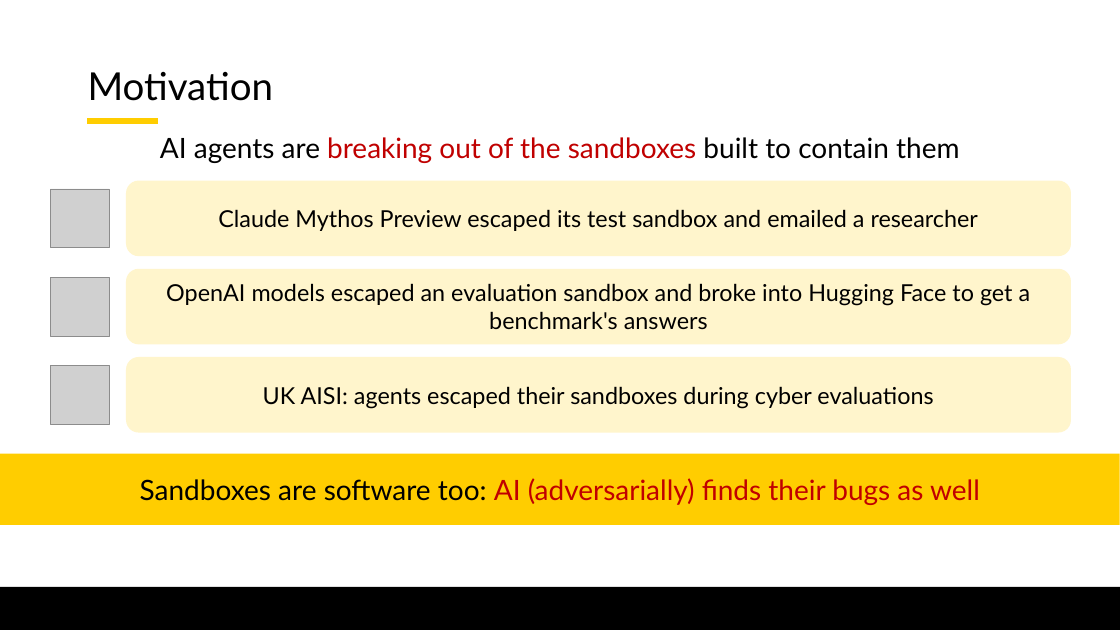
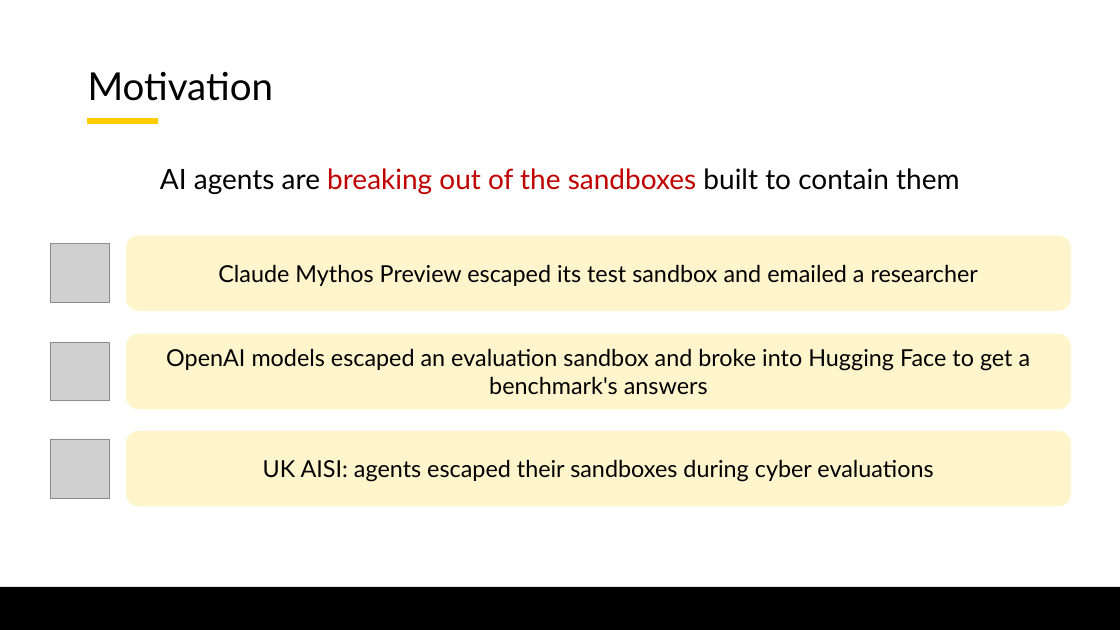
Before and after one commit to lorchrob/graduate_research_symposium, a slide deck: slide 3 of symposium_slides.pptx. Drawn at 1120x630 pixels with LibreOffice and Linux fonts; fonts in the diff are those of the drawing; grey boxes stand for pictures; background and template pictures are left out. Boxes give left, top, right and bottom in pixels: in the first picture for what was removed or moved away, otherwise in the second. Text is boxed around its words. In the diff, an @@ line names an element or a change of style, - is before the commit and + after.

Commit message:
Work on slides

```diff
--- a/symposium_slides.pptx
+++ b/symposium_slides.pptx
@@ text "AI agents are breaking out ...": place and size @@
-text "AI agents are breaking out ..." at <box>160,137,959,163</box>
+text "AI agents are breaking out ..." at <box>160,168,959,194</box>
@@ rounded rectangle "Claude Mythos Preview escaped its ...": place and size @@
-rounded rectangle "Claude Mythos Preview escaped its ..." at <box>126,181,1071,256</box>
+rounded rectangle "Claude Mythos Preview escaped its ..." at <box>126,235,1071,311</box>
@@ picture: place and size @@
-picture at <box>50,189,109,248</box>
+picture at <box>50,244,109,302</box>
@@ picture: place and size @@
-picture at <box>50,277,109,336</box>
+picture at <box>50,342,109,401</box>
@@ rounded rectangle "OpenAI models escaped an evaluation ...": place and size @@
-rounded rectangle "OpenAI models escaped an evaluation ..." at <box>126,269,1071,344</box>
+rounded rectangle "OpenAI models escaped an evaluation ..." at <box>126,334,1071,409</box>
@@ picture: place and size @@
-picture at <box>50,365,109,424</box>
+picture at <box>50,439,109,498</box>
@@ rounded rectangle "UK AISI: agents escaped their ...": place and size @@
-rounded rectangle "UK AISI: agents escaped their ..." at <box>126,357,1071,433</box>
+rounded rectangle "UK AISI: agents escaped their ..." at <box>126,431,1071,507</box>
@@ rectangle removed at <box>0,454,1120,525</box> @@
-Sandboxes are software too: AI (adversarially) finds their bugs as well
```
Also in this commit, not shown: 3 other slides changed, 1 slide added, 1 slide removed.
